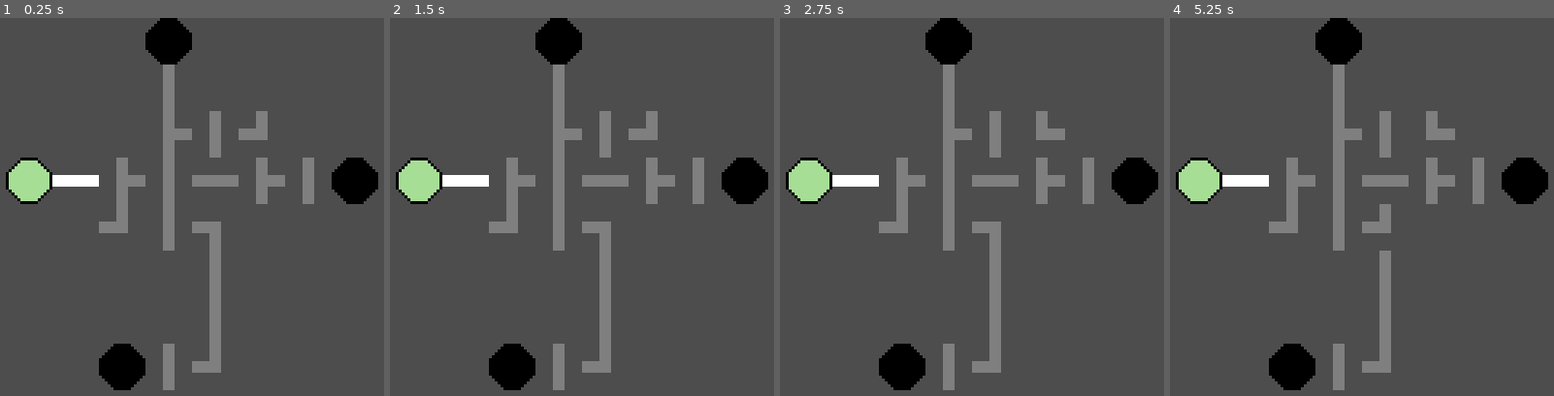
Above: before the commit, frames 1-4 (left to right).
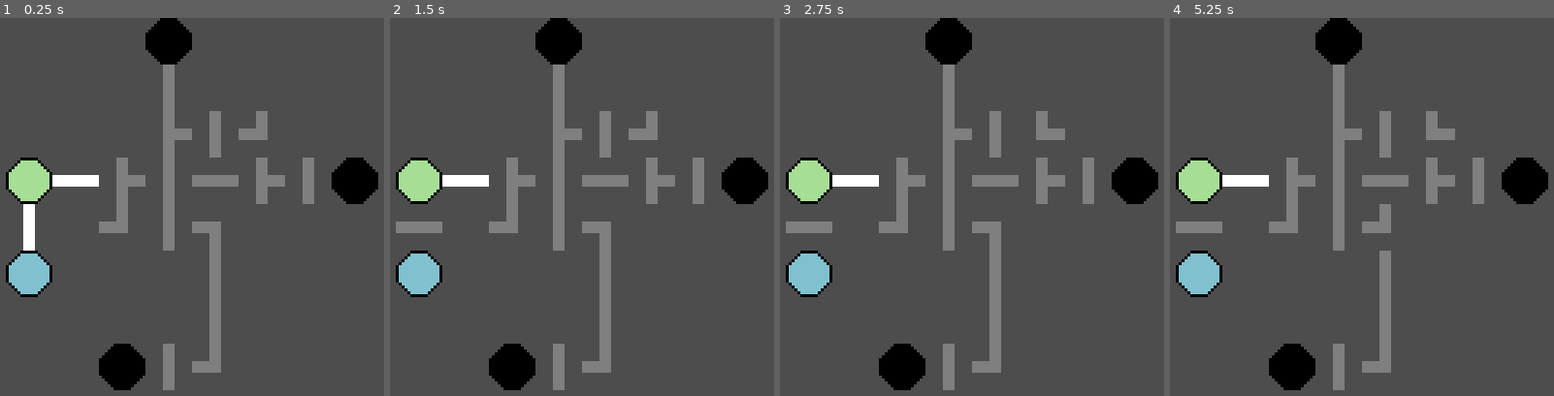
Above: after the commit, the same moments.

Repository: OverloadedOrama/Obsidian
Game: Godot game, scene res://src/network.tscn
Same seed, same stepped clock (60 frames per second), same inputs: the game is played once before the commit and once after it.
Inputs (mouse positions are in pixels of both pictures, inside the frame that each line leads up to):
- Up to frame 1 (0.25 s): no input
- Up to frame 2 (1.5 s): tap Enter at 0.5 s; move the mouse to (724, 207) at 0.52 s; click (724, 207) at 0.67 s; tap Space at 1.25 s; move the mouse to (409, 248) at 1.27 s; click (409, 248) at 1.42 s
- Up to frame 3 (2.75 s): tap Enter at 2 s; move the mouse to (1021, 135) at 2.02 s; click (1021, 135) at 2.17 s
- Up to frame 4 (5.25 s): tap Space at 2.75, 4.25 s; move the mouse to (1300, 312) at 2.77 s; click (1300, 312) at 2.92 s; tap Enter at 3.5 s; move the mouse to (outside the picture) at 3.52 s; click (outside the picture) at 3.67 s; move the mouse to (outside the picture) at 4.27 s; click (outside the picture) at 4.42 s; move the mouse to (1377, 225) at 5.02 s; click (1377, 225) at 5.17 s

The runs differ from the first frame. In frame 1, 1.5% of the frame differs, in the area x 1-14%, y 49-74%; in frame 2, 1.5%; in frame 3, 1.5%; in frame 4, 1.5%.

Commit message:
Update the power source tiles

Diff:
--- a/src/network.gd
+++ b/src/network.gd
@@ -10,9 +10,6 @@
 			var coords := Vector2i(x, y)
 			var tile_data := tile_map.get_cell_tile_data(0, coords)
 			if is_instance_valid(tile_data):
-				var atlas_coords := tile_map.get_cell_atlas_coords(0, coords)
-				if atlas_coords.y < 1:
-					continue
 				check_if_active(tile_data, coords, true)
 
 
@@ -24,17 +21,19 @@
 			var tile_data := tile_map.get_cell_tile_data(0, coords)
 			if is_instance_valid(tile_data):
 				var atlas_coords := tile_map.get_cell_atlas_coords(0, coords)
-				if atlas_coords.y < 1:
-					return
-				var alternative_tile := tile_map.get_cell_alternative_tile(0, coords) + 1
-				if alternative_tile > 3:
-					alternative_tile = 0
-				tile_map.set_cell(0, coords, 1, atlas_coords, alternative_tile)
+				if atlas_coords.y >= 1:
+					var alternative_tile := tile_map.get_cell_alternative_tile(0, coords) + 1
+					if alternative_tile > 3:
+						alternative_tile = 0
+					tile_map.set_cell(0, coords, 1, atlas_coords, alternative_tile)
 				var new_tile_data := tile_map.get_cell_tile_data(0, coords)
 				check_if_active(new_tile_data, coords, false)
 
 
 func check_if_active(tile_data: TileData, coords: Vector2i, start_of_game: bool) -> void:
+	var atlas_coords := tile_map.get_cell_atlas_coords(0, coords)
+	if atlas_coords.y == 0:
+		return
 	var look_at_1 := tile_data.get_custom_data("look_at_1") as Vector2i
 	var look_at_2 := tile_data.get_custom_data("look_at_2") as Vector2i
 	var look_at_3 := tile_data.get_custom_data("look_at_3") as Vector2i
@@ -49,11 +48,16 @@
 	var active_neighbor_4 := is_neighbor_active(neighbor_4, coords, look_at_4, start_of_game)
 	var is_active := active_neighbor_1 or active_neighbor_2 or active_neighbor_3 or active_neighbor_4
 	var alternative_tile := tile_map.get_cell_alternative_tile(0, coords)
-	var atlas_coords := tile_map.get_cell_atlas_coords(0, coords)
 	if is_active:
+		if atlas_coords == Vector2i(2, 0):
+			tile_map.set_cell(0, coords, 1, Vector2i(1, 0), alternative_tile)
+			return
 		atlas_coords.y = 1
 		tile_map.set_cell(0, coords, 1, atlas_coords, alternative_tile)
 	else:
+		if atlas_coords == Vector2i(1, 0):
+			tile_map.set_cell(0, coords, 1, Vector2i(2, 0), alternative_tile)
+			return
 		atlas_coords.y = 2
 		tile_map.set_cell(0, coords, 1, atlas_coords, alternative_tile)
 
@@ -63,15 +67,16 @@
 		return false
 	if look_at_dir == Vector2i.ZERO:
 		return false
-	var neighbor_active := false
-	var atlas_coords := tile_map.get_cell_atlas_coords(0, coords + look_at_dir)
+	var neighbor_coords := coords + look_at_dir
+	var can_activate := false
+	var atlas_coords := tile_map.get_cell_atlas_coords(0, neighbor_coords)
 	if atlas_coords == Vector2i.ZERO or atlas_coords == Vector2i(1, 0):
-		neighbor_active = true
+		can_activate = true
 	if not start_of_game and atlas_coords.y == 1:
-		neighbor_active = true
-	if not neighbor_active:
+		can_activate = true
+	if not can_activate:
 		return false
-	neighbor_active = false
+	can_activate = false
 	var neighbor_look_at_dirs: Array[Vector2i] = [
 		neighbor_data.get_custom_data("look_at_1") as Vector2i,
 		neighbor_data.get_custom_data("look_at_2") as Vector2i,
@@ -82,5 +87,5 @@
 		if dir == Vector2i.ZERO:
 			continue
 		if dir == -look_at_dir:
-			neighbor_active = true
-	return neighbor_active
+			can_activate = true
+	return can_activate
--- a/src/network.tscn
+++ b/src/network.tscn
@@ -147,4 +147,4 @@
 rotation = -0.00283144
 tile_set = SubResource("TileSet_phwwa")
 format = 2
-layer_0/tile_data = PackedInt32Array(196614, 1, 196609, 1966 …(329 unchanged characters)… 5, 131073, 0, 3, 131073, 0, 196608, 1, 0)
+layer_0/tile_data = PackedInt32Array(196614, 1, 196609, 1966 …(329 unchanged characters)… 5, 131073, 0, 3, 131073, 0, 196608, 1, 0, 327680, 65537, 0, 262144, 1, 65537)
